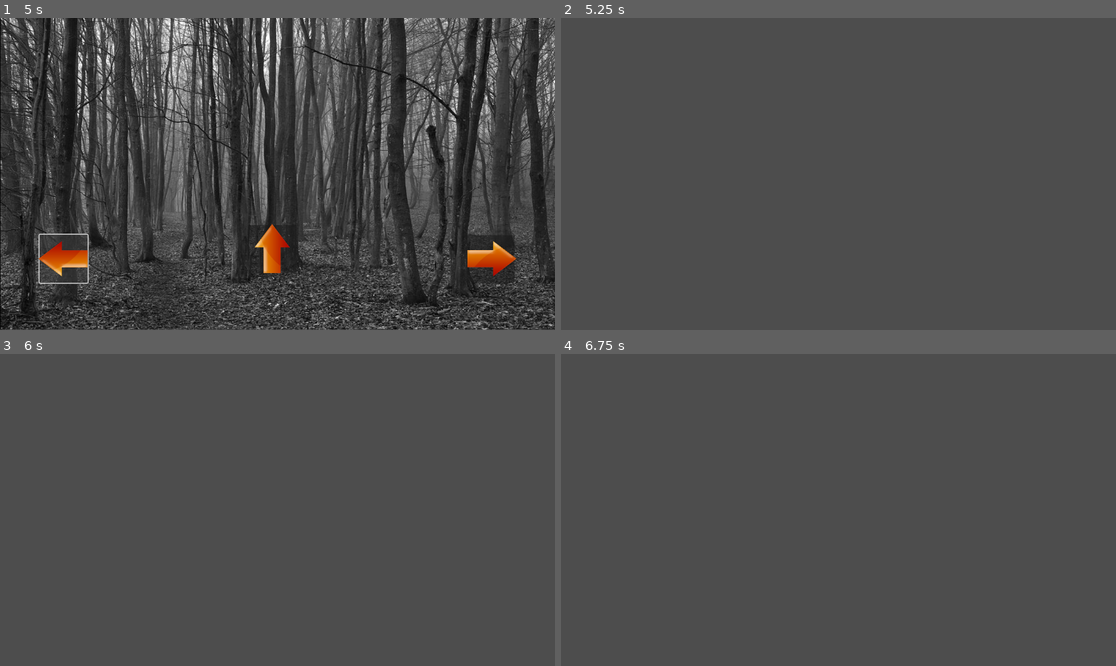
Above: before the commit, frames 1-4 (two rows, left to right).
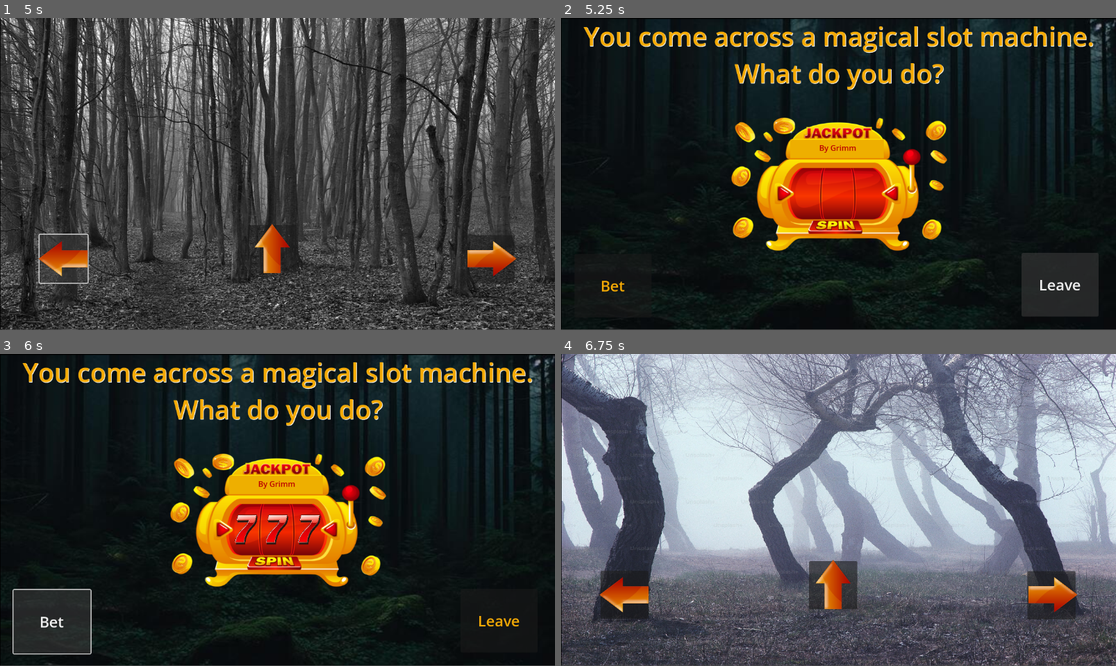
Above: after the commit, the same moments.

Repository: Paarthurax/Godot-Uncharted-Territory
Game: Godot game, scene res://scenes/main_screen.tscn
The game is run twice, just before and just after one commit, with the same random seed, the same clock (stepped at 60 frames per second) and the same inputs. Sound files missing from this copy of the repository are replaced by a short silence.
Inputs (mouse positions are in pixels of both pictures, inside the frame that each line leads up to):
- Up to frame 1 (5 s): click "Start" at 0.5 s; click "Enter the forest" at 1.25 s; click (488, 258) at 2 s; click (61, 258) at 2.75 s; click (271, 248) at 3.5 s; click (61, 258) at 4.25 s
- Up to frame 2 (5.25 s): click (1049, 258) at 5 s
- Up to frame 3 (6 s): click (49, 622) at 5.75 s, where only the run after the commit has a clickable "Bet"
- Up to frame 4 (6.75 s): click (1060, 619) at 6.5 s, where only the run after the commit has a clickable "Leave"

Frame 1 is identical in both runs. In frame 2, 100% of the frame differs, in the area x 0-100%, y 0-100%; in frame 3, 100%; in frame 4, 81%.

Commit message:
Gambling scenario almost done
- Players can now almost gamble their money away

Diff:
--- a/scenes/game/encounters/casino/casino_slot.tscn
+++ /dev/null
@@ -1,3 +0,0 @@
-[gd_scene format=3 uid="uid://6wvibfjgj0qs"]
-
-[node name="CasinoSlot" type="Node2D"]
--- /dev/null
+++ b/scenes/game/encounters/encounter_1.tscn
@@ -0,0 +1,99 @@
+[gd_scene load_steps=7 format=3 uid="uid://6wvibfjgj0qs"]
+
+[ext_resource type="Texture2D" uid="uid://db3s5porrsgif" path="res://images/background/encounter_background.jpg" id="1_8r3yw"]
+[ext_resource type="Script" path="res://scripts/encounter_1.gd" id="1_rshki"]
+[ext_resource type="Texture2D" uid="uid://hfoyvrmqnih5" path="res://images/characters/casino_encounter_1/golden-blank-slot-machine-and-slots-game-coins-explosion.png" id="2_4sqvm"]
+[ext_resource type="Texture2D" uid="uid://bm1yqtwmryf6" path="res://images/characters/casino_encounter_1/Lucky_7.png" id="3_ilvpd"]
+[ext_resource type="Texture2D" uid="uid://bo10s4mvrl2iy" path="res://images/characters/black-cat-png-cute-cat-transparent.png" id="4_i3axh"]
+[ext_resource type="AudioStream" uid="uid://c7jbumpbtx7b6" path="res://sounds/Lets Go Gambling.mp3" id="6_d6vrj"]
+
+[node name="CasinoSlot" type="Node2D"]
+script = ExtResource("1_rshki")
+
+[node name="ColorRect" type="ColorRect" parent="."]
+offset_right = 1152.0
+offset_bottom = 647.0
+color = Color(0, 0, 0, 1)
+
+[node name="Background" type="Sprite2D" parent="."]
+position = Vector2(577.5, 324.5)
+scale = Vector2(1.71577, 1.6125)
+texture = ExtResource("1_8r3yw")
+
+[node name="Slotmachine" type="Sprite2D" parent="."]
+position = Vector2(573, 350)
+scale = Vector2(0.816667, 0.745)
+texture = ExtResource("2_4sqvm")
+
+[node name="Lucky 7_1" type="Sprite2D" parent="."]
+visible = false
+position = Vector2(511, 364)
+scale = Vector2(0.138889, 0.203593)
+texture = ExtResource("3_ilvpd")
+
+[node name="Lucky 7_2" type="Sprite2D" parent="."]
+visible = false
+position = Vector2(575, 364)
+scale = Vector2(0.138889, 0.203593)
+texture = ExtResource("3_ilvpd")
+
+[node name="Lucky 7_3" type="Sprite2D" parent="."]
+visible = false
+position = Vector2(642, 364)
+scale = Vector2(0.138889, 0.203593)
+texture = ExtResource("3_ilvpd")
+
+[node name="Zimba" type="Sprite2D" parent="."]
+visible = false
+position = Vector2(637, 358)
+scale = Vector2(0.375, 0.346667)
+texture = ExtResource("4_i3axh")
+
+[node name="Lucky_label" type="Label" parent="."]
+offset_right = 1154.0
+offset_bottom = 117.0
+theme_override_colors/font_color = Color(0.957844, 0.664739, 0.0195007, 1)
+theme_override_colors/font_shadow_color = Color(1, 1, 1, 1)
+theme_override_font_sizes/font_size = 54
+text = "You come across a magical slot machine.
+What do you do?"
+horizontal_alignment = 1
+
+[node name="ColorRect2" type="ColorRect" parent="."]
+offset_left = 476.0
+offset_top = 253.0
+offset_right = 670.0
+offset_bottom = 291.0
+color = Color(0.932944, 0.686681, 0, 1)
+
+[node name="AudioStreamPlayer" type="AudioStreamPlayer" parent="."]
+stream = ExtResource("6_d6vrj")
+
+[node name="Bet_Button" type="Button" parent="."]
+offset_left = 28.0
+offset_top = 490.0
+offset_right = 188.0
+offset_bottom = 622.0
+theme_override_colors/font_color = Color(0.956863, 0.666667, 0.0196078, 1)
+theme_override_font_sizes/font_size = 31
+text = "Bet"
+
+[node name="Leave" type="Button" parent="."]
+offset_left = 956.0
+offset_top = 488.0
+offset_right = 1116.0
+offset_bottom = 620.0
+theme_override_colors/font_color = Color(0.956863, 0.666667, 0.0196078, 1)
+theme_override_font_sizes/font_size = 31
+text = "Leave"
+
+[node name="Name" type="Label" parent="."]
+offset_left = 536.0
+offset_top = 258.0
+offset_right = 613.0
+offset_bottom = 281.0
+theme_override_colors/font_color = Color(0.733, 1.89635e-05, 1.05888e-05, 1)
+text = "By Grimm"
+
+[connection signal="pressed" from="Bet_Button" to="." method="_on_bet_button_pressed"]
+[connection signal="pressed" from="Leave" to="." method="_on_leave_pressed"]
--- a/scenes/game/nameperks.tscn
+++ b/scenes/game/nameperks.tscn
@@ -27,8 +27,7 @@
 scale = Vector2(0.977599, 0.957101)
 texture = ExtResource("2_5g83f")
 
-[node name="TextEdit" type="TextEdit" parent="."]
-anchors_preset = -1
+[node name="Name" type="TextEdit" parent="."]
 offset_left = 492.0
 offset_top = 57.0
 offset_right = 672.0
@@ -91,5 +90,6 @@
 text = "\"Bone B Gun\": \"You get a gun (you can shoot up to 3 creatures)\""
 horizontal_alignment = 1
 
+[connection signal="text_changed" from="Name" to="." method="_on_name_text_changed"]
 [connection signal="pressed" from="Continue" to="." method="_on_continue_pressed"]
 [connection signal="pressed" from="Back" to="." method="_on_back_pressed"]
--- a/scenes/game/search_forest/scaryforest.gd
+++ b/scenes/game/search_forest/scaryforest.gd
@@ -5,14 +5,16 @@
 @onready var background: Sprite2D = $Background
 
 static var forest_walk := 0
-static var events := 0
 
 func _ready():
 	Global.current_scene = ""
 	forestPlayer.play()
 	forest_walk += 1
-	print(Global.perk)
-	randomBackground()
+	print(str(Global.encounters.size()))
+	if(Global.encounters.size() < 3):
+		randomBackground()
+	else:
+		print("Exit to McDonald's")
 	play_last_seconds(3)
 
 func play_last_seconds(seconds: float):
@@ -80,7 +82,7 @@
 		print("Load a new scene")
 		# Reset forest_walk and load a new scene
 		forest_walk = 0
-		get_tree().change_scene_to_file("res://scenes/game/encounters/casino/casino_slot.tscn")  # Update with your actual new scene path
+		get_tree().change_scene_to_file("res://scenes/game/encounters/encounter_1.tscn")  # Update with your actual new scene path
 	else:
 		forest_walk += 1
 		randomBackground()
--- /dev/null
+++ b/scripts/encounter_1.gd
@@ -0,0 +1,43 @@
+extends Node2D
+
+var pressed = 0
+var elapsed_time_countdown = 2.0
+var first = true
+# Called when the node enters the scene tree for the first time.
+func _ready():
+	$AudioStreamPlayer.play()
+
+
+# Called every frame. 'delta' is the elapsed time since the previous frame.
+func _process(delta):
+	elapsed_time_countdown -= 0.009
+	if elapsed_time_countdown < 0:
+	# Stop the audio playback
+		$AudioStreamPlayer.stop()
+func _on_bet_button_pressed():
+	pressed += 1
+	if(pressed < 3):
+		$"Lucky 7_1".visible = true
+		$"Lucky 7_2".visible = true
+		$"Lucky 7_3".visible = true
+		$Zimba.visible = false
+		$AudioStreamPlayer.stream = load("res://sounds/Coins Drop Sound Effect (HD).mp3")
+		elapsed_time_countdown = 5
+		$AudioStreamPlayer.play()
+	else:
+		$"Lucky 7_1".visible = true
+		$"Lucky 7_2".visible = true
+		$"Lucky 7_3".visible = false
+		$Zimba.visible = true
+		$AudioStreamPlayer.stream = load("res://sounds/Lets Go Gambling.mp3")
+		$"Bet_Button".visible = false
+		$AudioStreamPlayer.play()
+		$AudioStreamPlayer.seek(10.8)
+		elapsed_time_countdown = 0.96
+		$Name.text = "By Zimba"
+
+
+
+func _on_leave_pressed():
+	Global.encounters.append("1")
+	get_tree().change_scene_to_file("res://scenes/game/search_forest/scaryforest.tscn")
--- a/scripts/nameperks.gd
+++ b/scripts/nameperks.gd
@@ -55,4 +55,20 @@
 	else:
 		Global.has_gun = true
 		Global.perk = "Bone B Gun"
+	if($Name.text == ""):
+		Global.namePlayer = "The one with no name"
+	else:
+		Global.namePlayer = $Name.text
 	get_tree().change_scene_to_file("res://scenes/game/search_forest/scaryforest.tscn")
+
+
+func _on_name_text_changed():
+	var cursor_position = $Name.get_caret_column()
+	var line_position = $Name.get_caret_line()
+
+
+	if $Name.get_text().length() > 18:
+		var text = $Name.text.substr(0, 18)
+		$Name.text = text
+		$Name.set_caret_column(18)
+		$Name.set_caret_line(18)
--- a/singleton/Global.gd
+++ b/singleton/Global.gd
@@ -1,5 +1,6 @@
 extends Node
 
+var namePlayer = null
 var perk = null
 var death_count := 0
 var money := 15
@@ -7,7 +8,7 @@
 var has_visit_scene := false
 var current_scene = null
 var forest_walk :int = 0
-var encounters :int = 0
+var encounters = []
 var has_gun: bool = false
 var romanian: bool = false
 
Binary file added: images/background/encounter_background.jpg
Not shown, added: images/background/encounter_background.jpg.import
Binary file added: images/characters/casino_encounter_1/Lucky_7.png
Not shown, added: images/characters/casino_encounter_1/Lucky_7.png.import
Binary file added: images/characters/casino_encounter_1/golden-blank-slot-machine-and-slots-game-coins-explosion.png
Not shown, added: images/characters/casino_encounter_1/golden-blank-slot-machine-and-slots-game-coins-explosion.png.import
Not shown, added: sounds/Coins Drop Sound Effect (HD).mp3.import
Not shown, added: sounds/Lets Go Gambling.mp3.import
Not shown, added: sounds/Coins Drop Sound Effect (HD).mp3
Not shown, added: sounds/Lets Go Gambling.mp3
